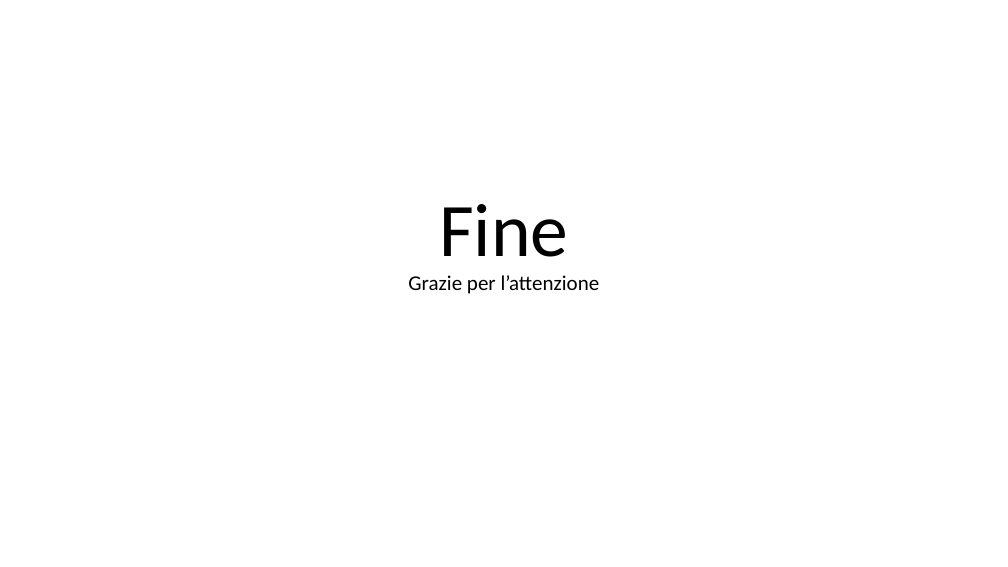
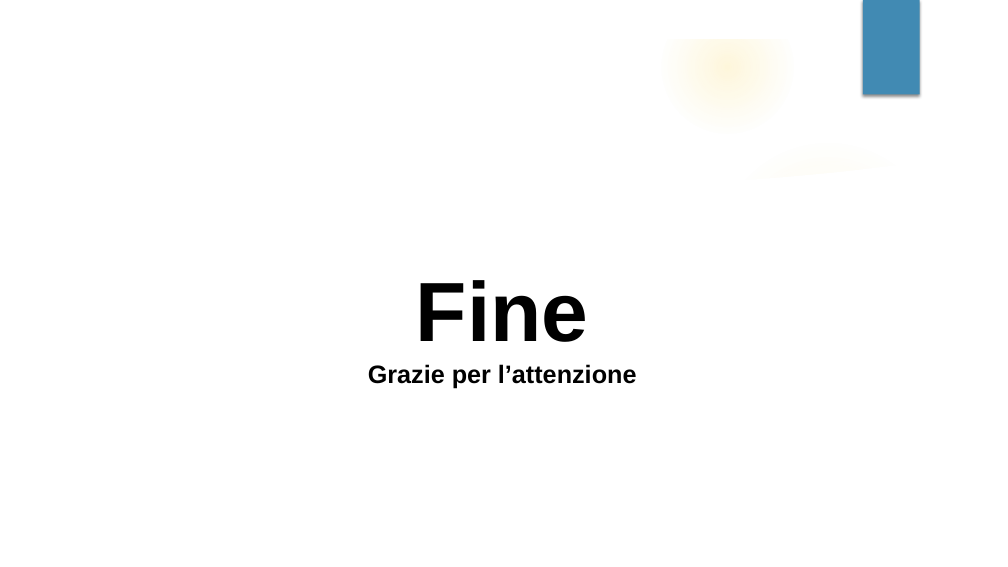
Before and after one commit to mattiaruberto/Progetto2, a slide deck: slide 16 of Presentazione/PROGETTO 2.pptx (slide 7 before the commit). Drawn at 1008x567 pixels with LibreOffice and Linux fonts; fonts in the diff are those of the drawing; background and template pictures are left out. Boxes give left, top, right and bottom in pixels: in the first picture for what was removed or moved away, otherwise in the second. Text is boxed around its words. In the diff, an @@ line names an element or a change of style, - is before the commit and + after.

```diff
--- a/Presentazione/PROGETTO 2.pptx
+++ b/Presentazione/PROGETTO 2.pptx
@@ freeform shape added at [0,0,1008,567], fill #FFFFFF @@
@@ ellipse added at [662,1,794,133], fill gradient #FEC306 @@
@@ rectangle added at [863,0,920,95], fill #418AB3 @@
@@ freeform shape added at [38,154,970,529], fill #FFFFFF @@
@@ title "Fine Grazie per l’attenzione": place and size @@
-title "Fine Grazie per l’attenzione" at [408,204,600,294]
+title "Fine Grazie per l’attenzione" at [368,280,637,389]
@@ title "Fine Grazie per l’attenzione" at [368,280,637,389]: size 72 to 80 pt in "Fine"; size 20 to 24 pt in "Grazie per l’attenzione"; font Calibri to Arial, bold on; line spacing 0.9 to 1 @@
```
Also in this commit, not shown: 4 other slides changed, 11 slides added, 2 slides removed.
